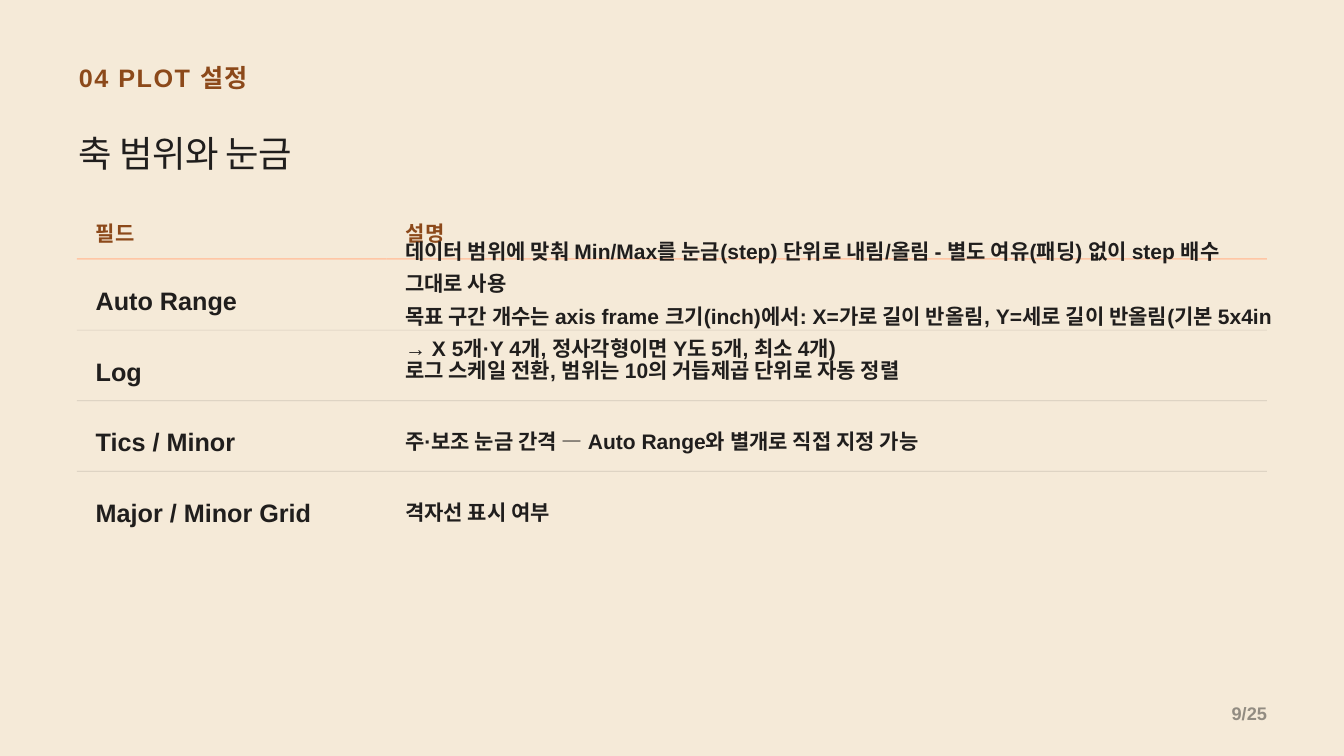
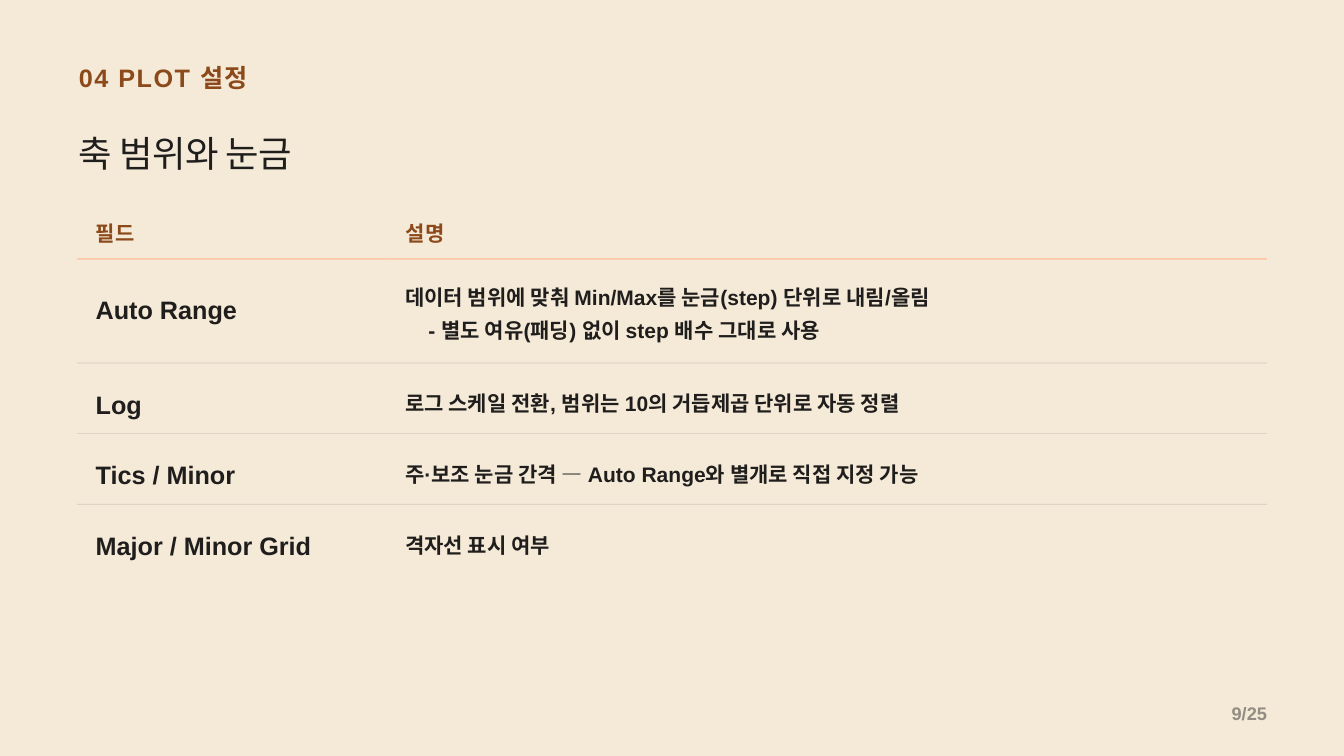
Before and after one commit to CWKIM113/CathPlot_Pub, a slide deck: slide 9 of CathPlot_발표.pptx. Drawn at 1344x756 pixels with LibreOffice and Linux fonts; fonts in the diff are those of the drawing. Boxes give left, top, right and bottom in pixels: in the first picture for what was removed or moved away, otherwise in the second. Text is boxed around its words. In the diff, an @@ line names an element or a change of style, - is before the commit and + after.

```diff
--- a/CathPlot_발표.pptx
+++ b/CathPlot_발표.pptx
@@ text "Auto Range": place and size @@
-text "Auto Range" at [96, 292, 237, 316]
+text "Auto Range" at [96, 301, 237, 325]
@@ text at [405, 287, 929, 343]: text changed @@
-데이터 범위에 맞춰 Min/Max를 눈금(step) 단위로 내림/올림 - 별도 여유(패딩) 없이 step 배수 그대로 사용
-목표 구간 개수는 axis frame 크기(inch)에서: X=가로 길이 반올림, Y=세로 길이 반올림(기본 5x4in → X 5개·Y 4개, 정사각형이면 Y도 5개, 최소 4개)
+데이터 범위에 맞춰 Min/Max를 눈금(step) 단위로 내림/올림
+- 별도 여유(패딩) 없이 step 배수 그대로 사용
@@ rectangle: place and size @@
-rectangle at [77, 401, 386, 401]
+rectangle at [77, 433, 386, 434]
@@ rectangle: place and size @@
-rectangle at [386, 401, 1267, 401]
+rectangle at [386, 433, 1267, 434]
@@ 6 texts, 4 rectangles: place and size @@
-6 texts, 4 rectangles at [77, 330, 1267, 528]
+6 texts, 4 rectangles at [77, 363, 1267, 561]
```
Also in this commit, not shown: 18 other slides changed, 1 other file.
